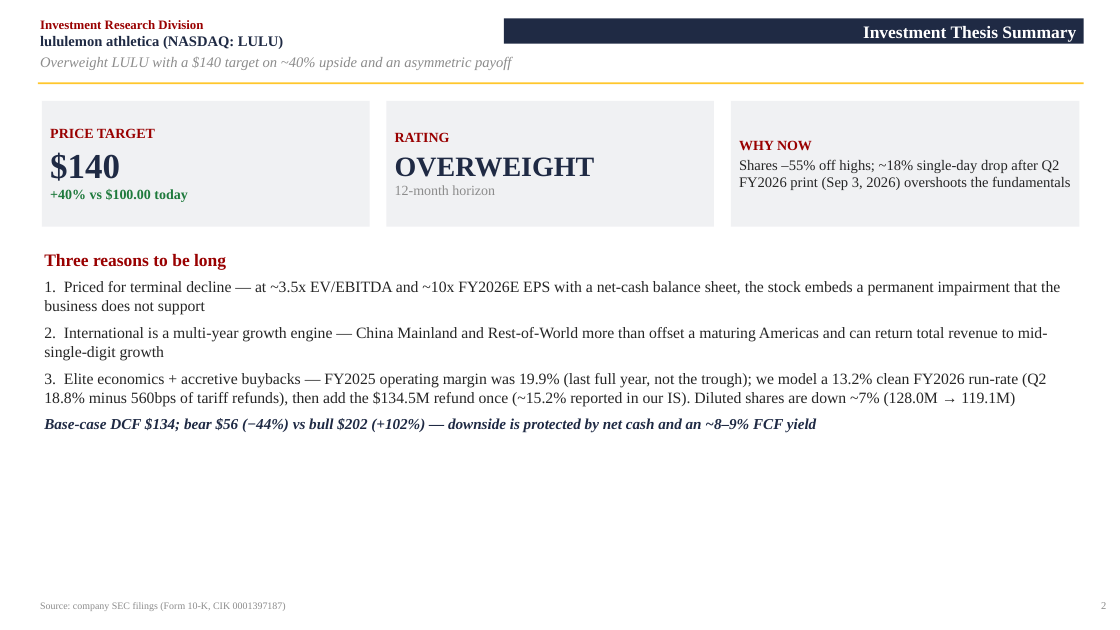
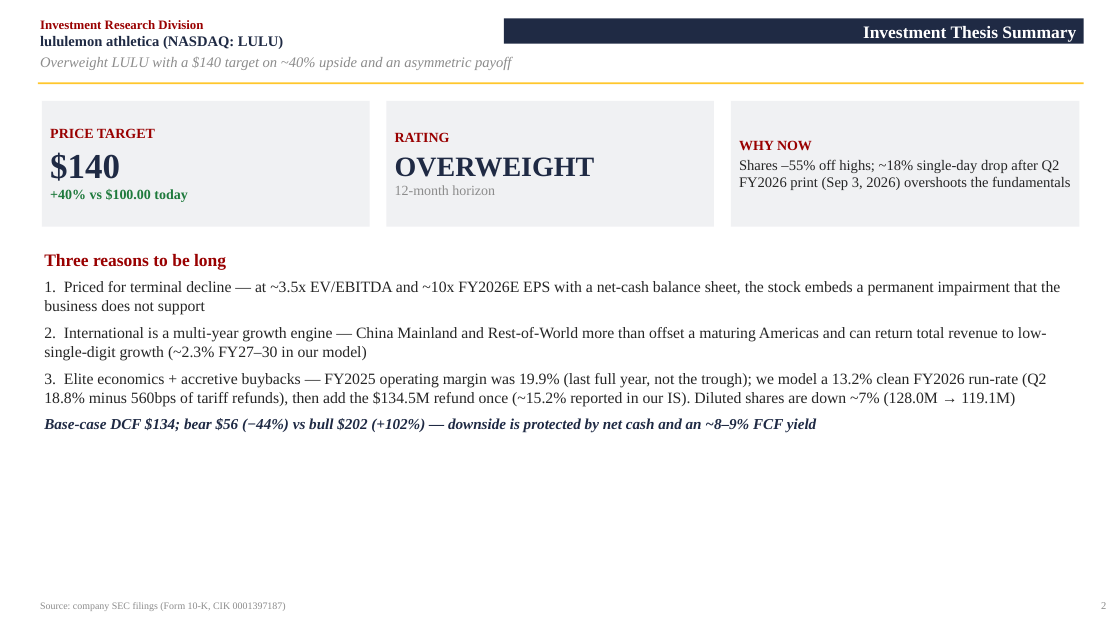
Before and after one commit to vengeanceaiUSC/RM, a slide deck: slide 3 of LULU/LULU_Investment_Pitch_Deck.pptx. Drawn at 1120x630 pixels with LibreOffice and Linux fonts; fonts in the diff are those of the drawing. Boxes give left, top, right and bottom in pixels: in the first picture for what was removed or moved away, otherwise in the second. Text is boxed around its words. In the diff, an @@ line names an element or a change of style, - is before the commit and + after.

```diff
--- a/LULU/LULU_Investment_Pitch_Deck.pptx
+++ b/LULU/LULU_Investment_Pitch_Deck.pptx
@@ text at box(44, 327, 1047, 360): text changed @@
-2. International is a multi-year growth engine — China Mainland and Rest-of-World more than offset a maturing Americas and can return total revenue to mid-single-digit growth
+2. International is a multi-year growth engine — China Mainland and Rest-of-World more than offset a maturing Americas and can return total revenue to low-single-digit growth (~2.3% FY27–30 in our model)
```
Also in this commit, not shown: 2 other slides changed, 6 other files.
